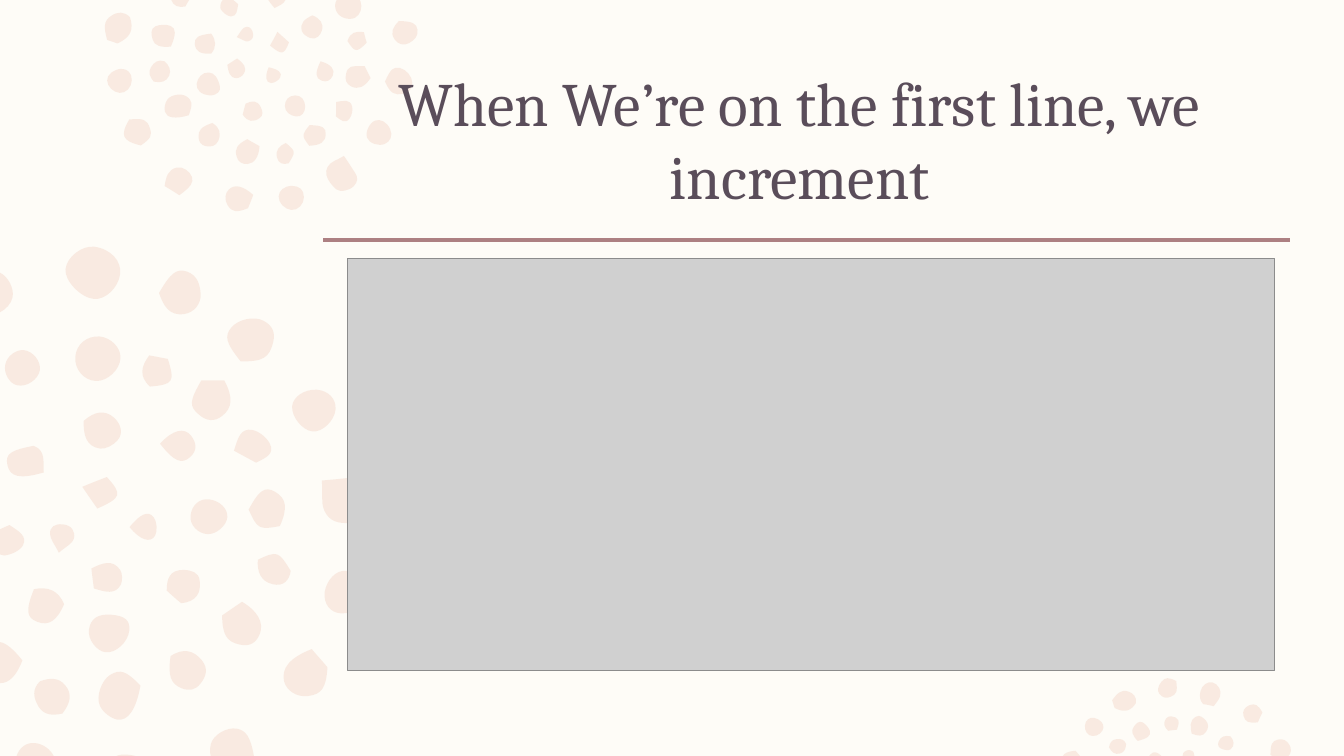
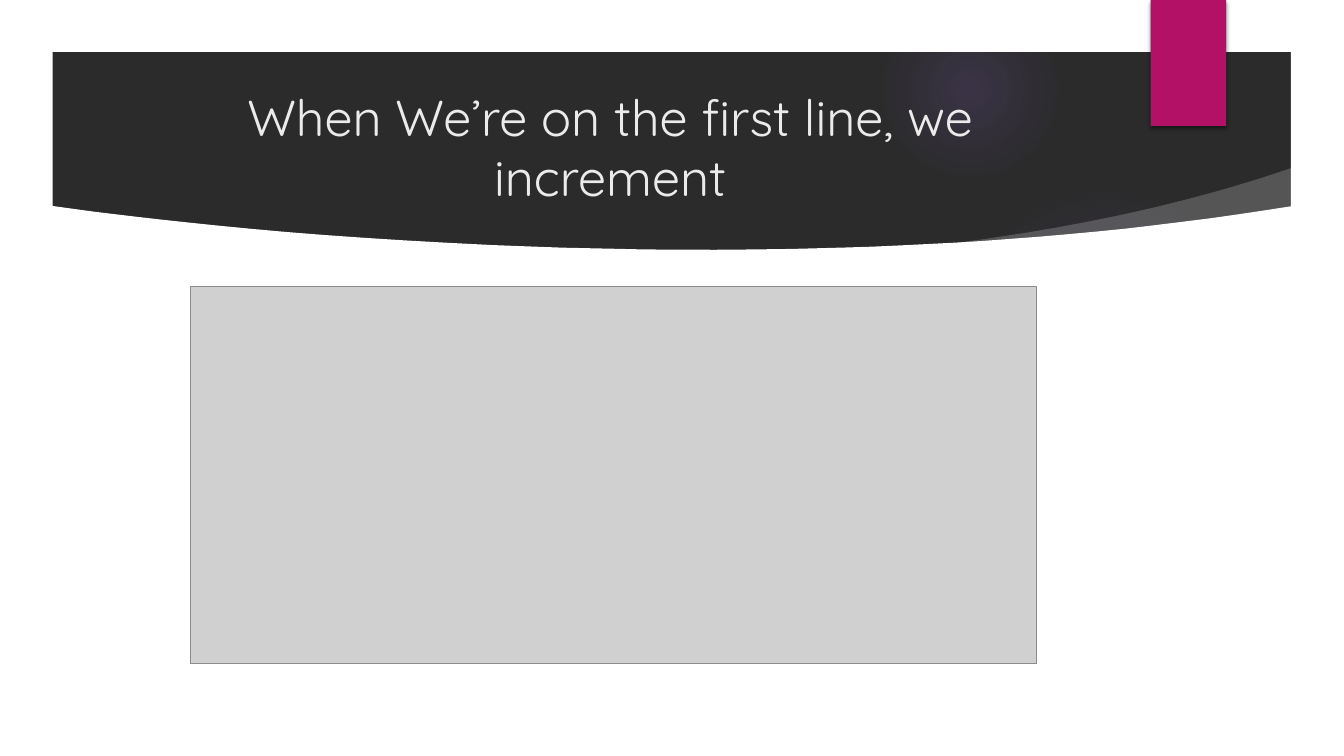
Before and after one commit to marwanj/Assembly-Language, a slide deck: slide 36 of Group_42_powerpoint.pptx (slide 37 before the commit). Drawn at 1344x756 pixels with LibreOffice and Linux fonts; fonts in the diff are those of the drawing; grey boxes stand for pictures; background and template pictures are left out; a plain dark background stands for a picture behind light text. Boxes give left, top, right and bottom in pixels: in the first picture for what was removed or moved away, otherwise in the second. Text is boxed around its words. In the diff, an @@ line names an element or a change of style, - is before the commit and + after.

```diff
--- a/Group_42_powerpoint.pptx
+++ b/Group_42_powerpoint.pptx
@@ background #FEFCF7 to picture (left out) @@
@@ freeform shape: place and size @@
-freeform shape at (0, 0, 1293, 756)
+freeform shape at (0, 0, 1344, 756)
@@ freeform shape at (0, 0, 1344, 756): fill #F2D1C2 at 40% opacity to #FFFFFF @@
@@ rectangle added at (1150, 0, 1226, 126), fill #B31166 @@
@@ title "When We’re on the first ...": place and size @@
-title "When We’re on the first ..." at (399, 82, 1200, 200)
+title "When We’re on the first ..." at (247, 98, 973, 197)
@@ title "When We’re on the first ..." at (247, 98, 973, 197): size 44 to 36 pt, font Cambria to Quicksand, text colour #5A4D5A to #EBEBEB; line spacing 0.99 to 1; vertical alignment top to middle @@
@@ group added at (0, 1, 1302, 756): 5 ellipses, 2 freeform shapes @@
@@ line removed from (324, 240) to (1291, 240) @@
@@ picture: place and size @@
-picture at (348, 258, 1275, 670)
+picture at (191, 287, 1037, 664)
```
Also in this commit, not shown: 39 other slides changed, 1 slide removed.
